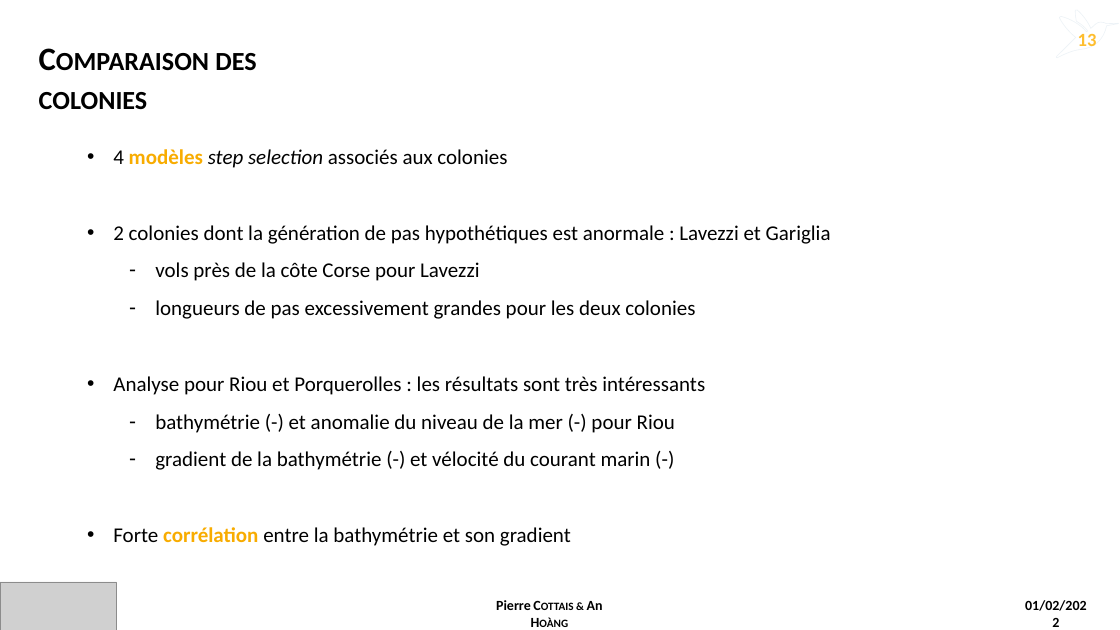
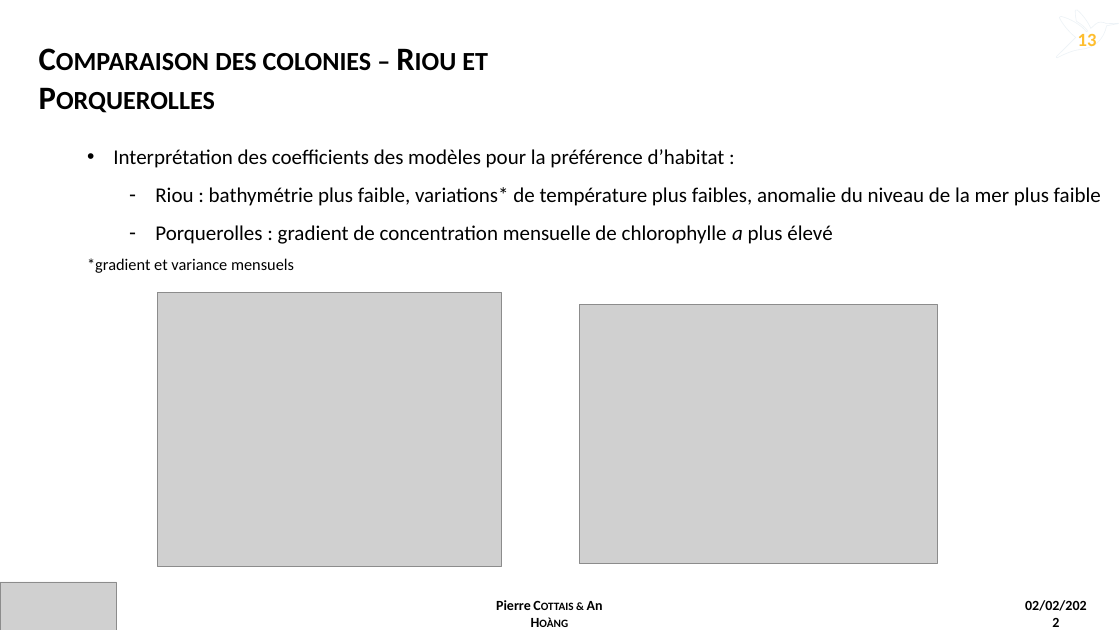
Before and after one commit to PCottais/puffin_scopoli, a slide deck: slide 13 of pres_soutenance_v4.pptx. Drawn at 1120x630 pixels with LibreOffice and Linux fonts; fonts in the diff are those of the drawing; grey boxes stand for pictures. Boxes give left, top, right and bottom in pixels: in the first picture for what was removed or moved away, otherwise in the second. Text is boxed around its words. In the diff, an @@ line names an element or a change of style, - is before the commit and + after.

```diff
--- a/pres_soutenance_v4.pptx
+++ b/pres_soutenance_v4.pptx
@@ text at (215,53,488,70): text changed @@
-Comparaison des colonies
+Comparaison des colonies – Riou et Porquerolles
@@ text at (87,149,1101,273): text changed @@
-• 4 modèles step selection associés aux colonies
-• 2 colonies dont la génération de pas hypothétiques est anormale : Lavezzi et Gariglia
-  – vols près de la côte Corse pour Lavezzi
-  – longueurs de pas excessivement grandes pour les deux colonies
-• Analyse pour Riou et Porquerolles : les résultats sont très intéressants
-  – bathymétrie (-) et anomalie du niveau de la mer (-) pour Riou
-  – gradient de la bathymétrie (-) et vélocité du courant marin (-)
-• Forte corrélation entre la bathymétrie et son gradient
+• Interprétation des coefficients des modèles pour la préférence d’habitat :
+  – Riou : bathymétrie plus faible, variations* de température plus faibles, anomalie du niveau de la mer plus faible
+  – Porquerolles : gradient de concentration mensuelle de chlorophylle a plus élevé
+*gradient et variance mensuels
@@ picture added at (157,293,501,566) @@
@@ picture added at (580,305,938,565) @@
@@ text at (1025,600,1087,611): text changed @@
-01/02/2022
+02/02/2022
```
Also in this commit, not shown: 3 other slides changed, 3 slides added, 2 other files.
